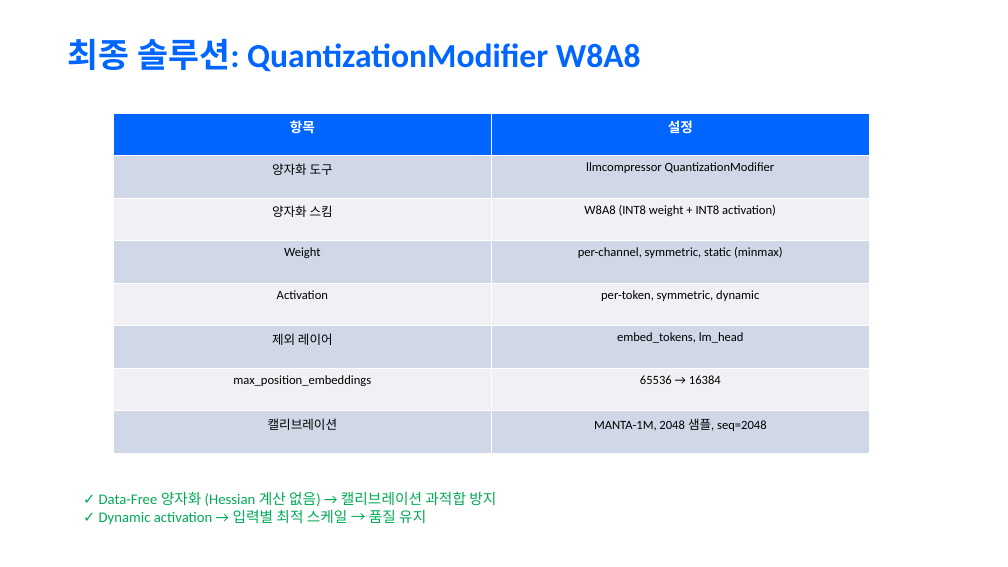
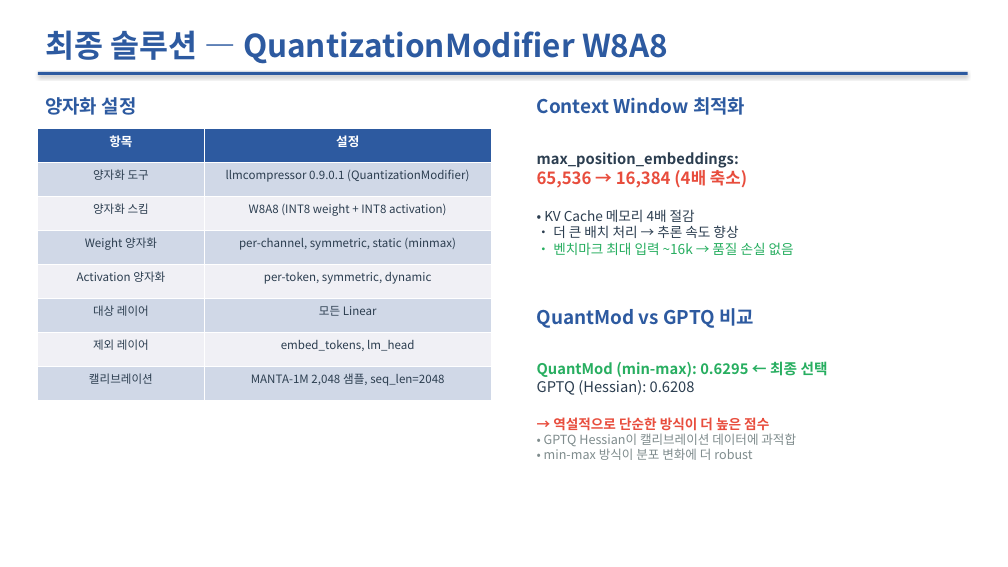
Before and after one commit to his0si/EXAONE-4.0-1.2B, a slide deck: slide 3 of submission/solution.pptx. Drawn at 1008x567 pixels with LibreOffice and Linux fonts; fonts in the diff are those of the drawing. Boxes give left, top, right and bottom in pixels: in the first picture for what was removed or moved away, otherwise in the second. Text is boxed around its words. In the diff, an @@ line names an element or a change of style, - is before the commit and + after.

```diff
--- a/submission/solution.pptx
+++ b/submission/solution.pptx
@@ text at <box>45,30,668,64</box>: text changed; size 32 to 30 pt; font Calibri to Noto Sans CJK KR; text colour #0066FF to #2D5AA0 @@
-최종 솔루션: QuantizationModifier W8A8
+최종 솔루션 — QuantizationModifier W8A8
@@ rectangle added at <box>38,72,968,75</box>, fill #2D5AA0 @@
@@ text at <box>45,97,137,115</box>: text changed; size 14 to 18 pt; font Calibri to Noto Sans CJK KR; text colour #00AA55 to #2D5AA0; bold on @@
-✓ Data-Free 양자화 (Hessian 계산 없음) → 캘리브레이션 과적합 방지
-✓ Dynamic activation → 입력별 최적 스케일 → 품질 유지
+양자화 설정
@@ text added at <box>537,97,745,115</box>, 18 pt, text #2D5AA0, bold @@
+Context Window 최적화
@@ table at <box>38,129,492,401</box> @@
-row 2, column 2: llmcompressor QuantizationModifier
+row 2, column 2: llmcompressor 0.9.0.1 (QuantizationModifier)
-row 4: Weight | per-channel, symmetric, static (minmax)
-row 5: Activation | per-token, symmetric, dynamic
+row 4: Weight 양자화 | per-channel, symmetric, static (minmax)
+row 5: Activation 양자화 | per-token, symmetric, dynamic
+row 6: 대상 레이어 | 모든 Linear
-row 7: max_position_embeddings | 65536 → 16384
-row 8: 캘리브레이션 | MANTA-1M, 2048 샘플, seq=2048
+row 8: 캘리브레이션 | MANTA-1M 2,048 샘플, seq_len=2048
@@ fill #0066FF to #2D5AA0 in row 1 @@
@@ size 13 to 12 pt in "항목", "설정" @@
@@ font Calibri to Noto Sans CJK KR in "항목", "설정", "양자화 도구", "양자화 스킴" and 4 more places @@
@@ size 12 to 11 pt, text colour #000000 to #2C3E50 in "양자화 도구", "양자화 스킴", "W8A8 (INT8 weight + INT8 activation)", "per-channel, symmetric, static (minmax)" and 2 more places @@
@@ table: place and size @@
-table at <box>113,113,870,454</box>
+table at <box>38,129,492,401</box>
@@ text added at <box>537,152,794,255</box>, 13 pt, text #2C3E50 @@
+max_position_embeddings:
+65,536 → 16,384 (4배 축소)
+• KV Cache 메모리 4배 절감
+• 더 큰 배치 처리 → 추론 속도 향상
+• 벤치마크 최대 입력 ~16k → 품질 손실 없음
@@ text added at <box>537,308,754,328</box>, 18 pt, text #2D5AA0, bold @@
+QuantMod vs GPTQ 비교
@@ text added at <box>537,361,828,460</box>, 14 pt, text #7F8C8D @@
+QuantMod (min-max): 0.6295 ← 최종 선택
+GPTQ (Hessian): 0.6208
+→ 역설적으로 단순한 방식이 더 높은 점수
+• GPTQ Hessian이 캘리브레이션 데이터에 과적합
+• min-max 방식이 분포 변화에 더 robust
```
Also in this commit, not shown: 4 other slides changed, 2 slides added, 2 slides removed, 5 other files.
